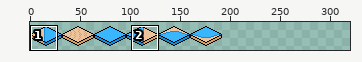
Sprite sheet, stored at assets/tileset.png. The first picture is a wide view before the edit; the outline marks the close-up.
Close-up. As it was:
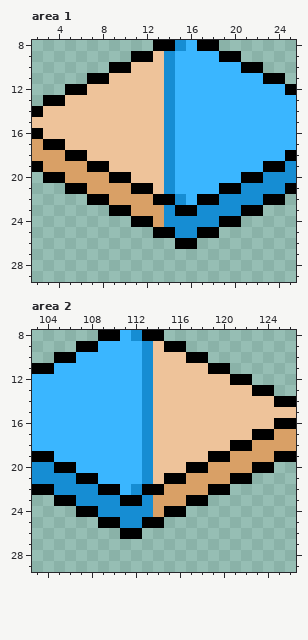
The file is 192x32 pixels. Shown: area 1: x 2..25, y 8..29; area 2: x 103..126, y 8..29. The old version is drawn lined up with the new one, on the new canvas. The wide view leaves out empty margins. The commit also changed other parts of the picture, which this record leaves out.
After the commit:
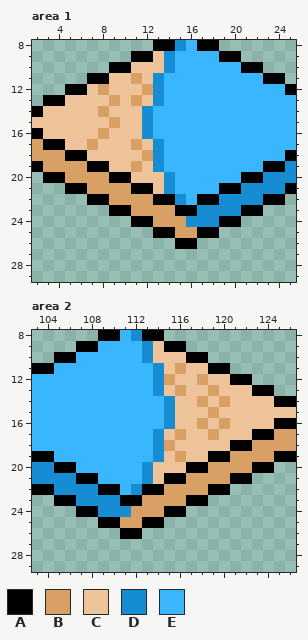
Palette (. is transparent): A #000000  B #d9a066  C #eec39a  D #168dd3  E #3ab6ff
What changed:
canvas 192x32 -> 320x32
Area 1:
Colour C becomes colour B in row 11 at x 11; in row 12 at x 8 and 12; in row 13 at x 9 and 11; in row 14 at x 8; in row 15 at x 9; in row 16 at x 8.
Colour C becomes colour B in row 17 at x 7 and 11; in row 18 at x 12; in row 19 at x 11.
Colour D becomes colour B in row 23 at x 14; in row 24 at x 14 to 15; in row 25 at x 15 to 16.
Colour C becomes colour D in rows 11 to 13 at x 13; in rows 14 to 16 at x 12; in rows 17 to 19 at x 13.
Colour C becomes colour E in rows 14 to 16 at x 13.
Colour D becomes colour E in rows 11 to 19 at x 14.
Area 2:
Colour C becomes colour B in row 11 at x 116; in row 12 at x 115 and 118; in row 13 at x 116 and 119; in row 14 at x 118 and 120; in row 15 at x 119; in row 16 at x 118 and 120.
Colour C becomes colour B in row 17 at x 116 and 119; in row 18 at x 115; in row 19 at x 116.
Colour D becomes colour B in row 23 at x 113; in row 24 at x 112 to 113; in row 25 at x 111 to 112.
Colour C becomes colour D in rows 11 to 13 at x 114; in rows 14 to 16 at x 115; in rows 17 to 19 at x 114.
Colour C becomes colour E in rows 14 to 16 at x 114.
Colour D becomes colour E in rows 11 to 19 at x 113.
Pixel boxes of the changes (left, top, right, bottom) in both close-ups:
changed: (87, 73, 175, 172)
changed: (164, 205, 197, 238)
changed: (142, 363, 230, 462)
changed: (120, 495, 153, 528)
